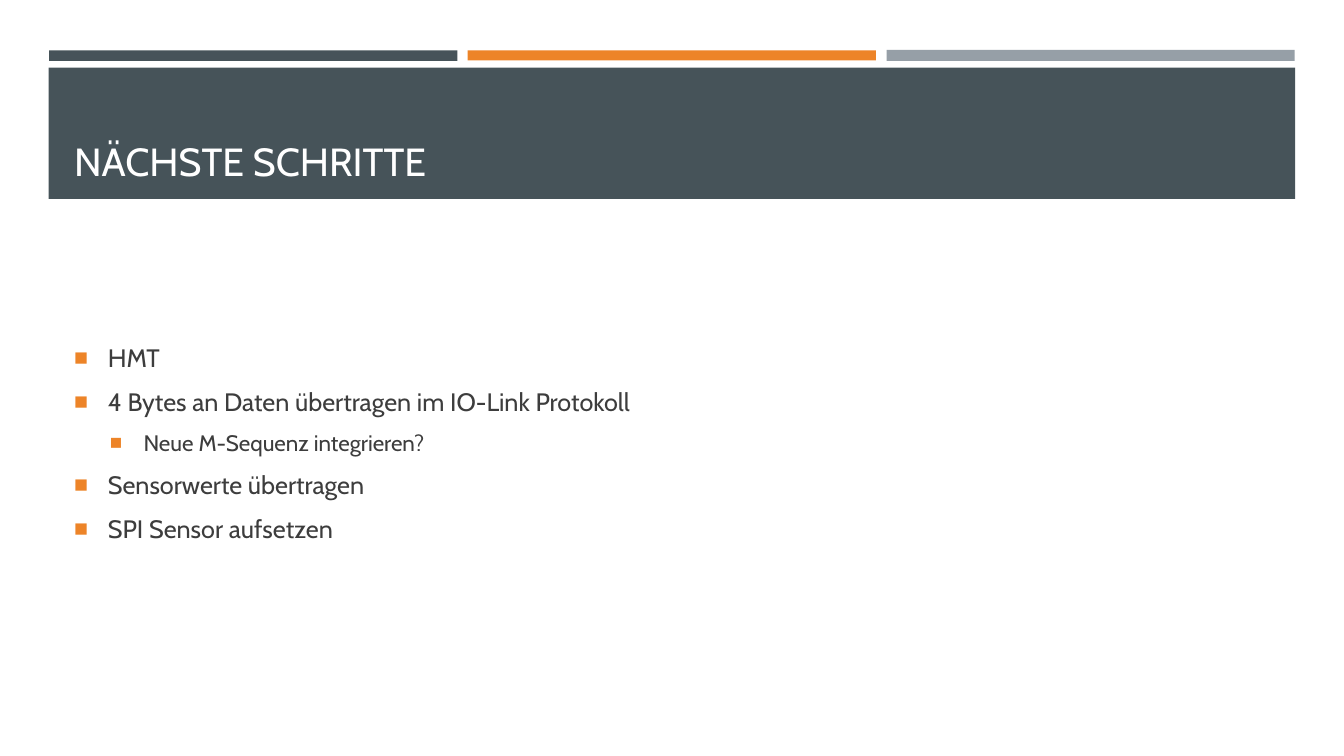
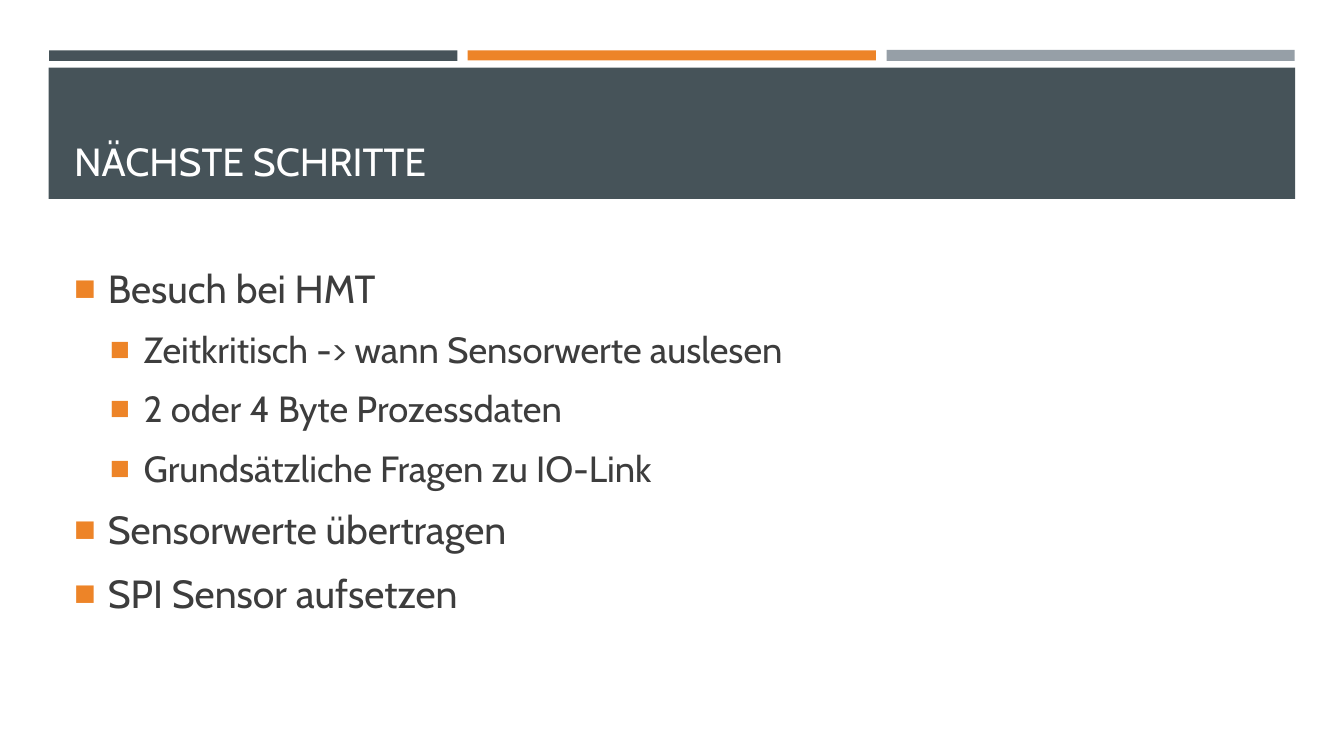
Before and after one commit to StefanieSchmidiger/BDA, a slide deck: slide 18 of Dokumentation/Zwischenpräsentation.pptx (slide 16 before the commit). Drawn at 1344x756 pixels with LibreOffice and Linux fonts; fonts in the diff are those of the drawing. Boxes give left, top, right and bottom in pixels: in the first picture for what was removed or moved away, otherwise in the second. Text is boxed around its words. In the diff, an @@ line names an element or a change of style, - is before the commit and + after.

```diff
--- a/Dokumentation/Zwischenpräsentation.pptx
+++ b/Dokumentation/Zwischenpräsentation.pptx
@@ text "Besuch bei HMT": place and size @@
-text "Besuch bei HMT" at (108,349,630,539)
+text "Besuch bei HMT" at (108,273,783,609)
@@ text at (108,273,783,490): text changed; size 18 to 26 pt @@
-■ HMT
-■ 4 Bytes an Daten übertragen im IO-Link Protokoll
-  ■ Neue M-Sequenz integrieren?
+■ Besuch bei HMT
+  ■ Zeitkritisch -> wann Sensorwerte auslesen
+  ■ 2 oder 4 Byte Prozessdaten
+  ■ Grundsätzliche Fragen zu IO-Link
@@ text at (108,514,507,609): size 18 to 28 pt in "Sensorwerte übertragen", "SPI Sensor aufsetzen"; more space between paragraphs @@
```
Also in this commit, not shown: 8 other slides changed, 4 slides added, 2 slides removed, 12 other files.
